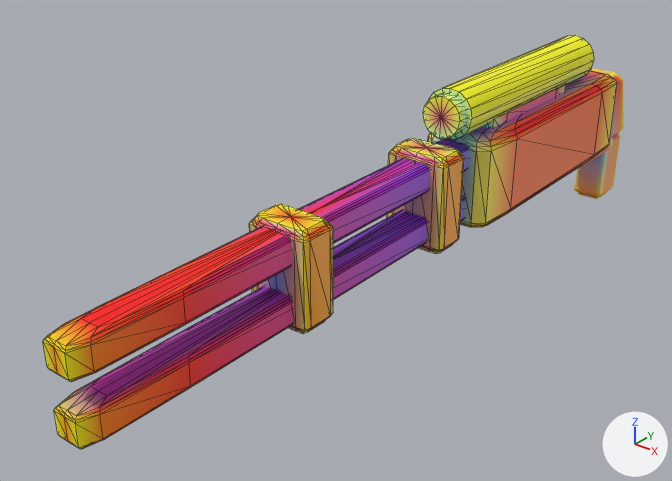
Before and after pictures for a commit that changed the glTF model models/parts/llm_gen_aux_weapon_033_9c7678.glb.
Both versions are drawn from a camera (50 mm lens) standing at (39.4, -98.1, 37.5) and looking at (-5.4, -42.1, 2.8). Lighting does not change. The marker at lower right points along +X, +Y and +Z. The older version comes first. Mesh edges are drawn as thin lines on the coarser meshes.

In view in the first picture: 'adapter_palm_latch_dark', 'lower_rail_blade_3_barrel_metal', 'rail_coil_collar_a_4_amber_optic', 'rail_coil_collar_b_5_amber_optic', 'scope_optic_lens_7_optic_cyan', 'sniper_receiver_0_adapter_dark', 'sniper_scope_tube_6_adapter_dark', 'upper_rail_blade_2_barrel_metal' and 3 more.
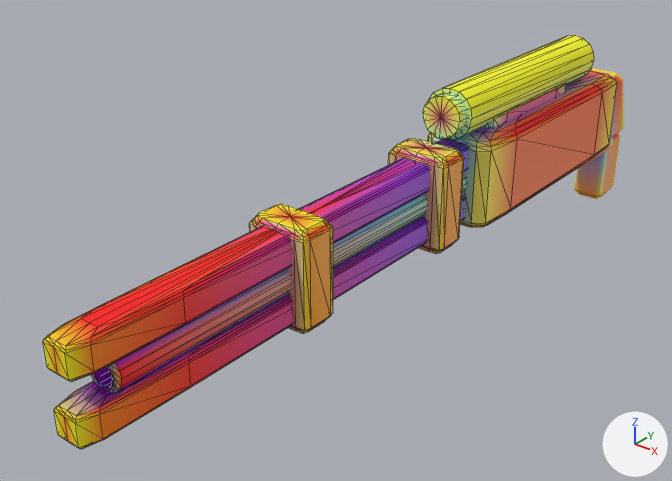
Changed parts and their boxes (x1, y1, x2, y2) in the pictures (672 x 481 px):
```json
{"object": "sniper_bore_barrel_4_barrel_metal", "change": "added", "after": [90, 175, 466, 393]}
```

The change, as JSON lines over the scene's bpy script:
```json
{"op": "add", "block": "me_sniper_bore_barrel_4_barrel_metal", "code": ["me_sniper_bore_barrel_4_barrel_metal = bpy.data.meshes.new('sniper_bore_barrel_4_barrel_metal')", "me_sniper_bore_barrel_4_barrel_metal.from_pydata(...)  # 97 vertices, 176 faces; spans x -1.4..1.4, y -70.9..-26.3, z 5.2..8.1", "me_sniper_bore_barrel_4_barrel_metal.materials.append(mat_defaultmaterial_005)"]}
{"op": "add", "block": "ob_sniper_bore_barrel_4_barrel_metal", "code": ["ob_sniper_bore_barrel_4_barrel_metal = bpy.data.objects.new('sniper_bore_barrel_4_barrel_metal', me_sniper_bore_barrel_4_barrel_metal)", "ob_sniper_bore_barrel_4_barrel_metal.location = (0.0, 0.0, 0.0)"]}
```
